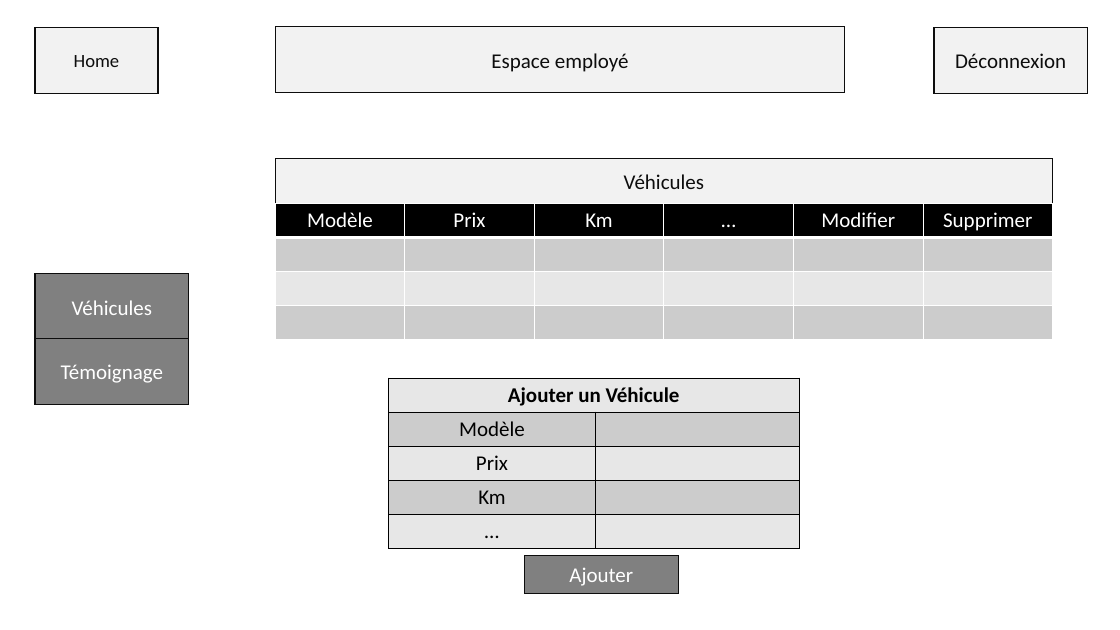
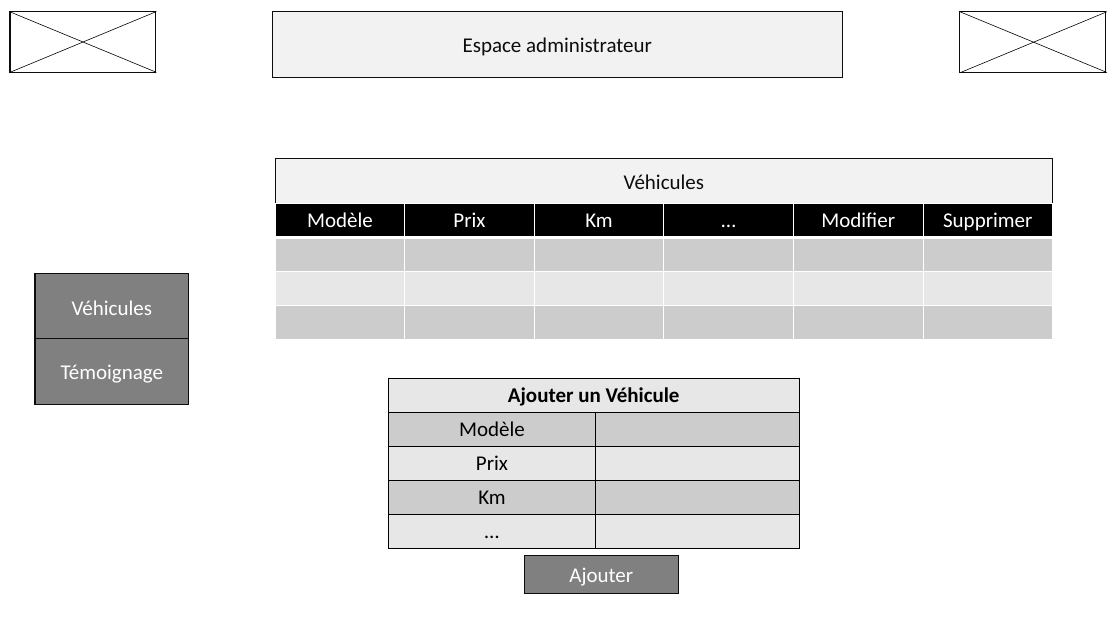
Before and after one commit to adele-dbs/garagevparrot, a slide deck: slide 8 of other/Maquette -Wireframe.pptx (slide 9 before the commit). Drawn at 1120x630 pixels with LibreOffice and Linux fonts; fonts in the diff are those of the drawing. Boxes give left, top, right and bottom in pixels: in the first picture for what was removed or moved away, otherwise in the second. Text is boxed around its words. In the diff, an @@ line names an element or a change of style, - is before the commit and + after.

```diff
--- a/other/Maquette -Wireframe.pptx
+++ b/other/Maquette -Wireframe.pptx
@@ line added from (9, 12) to (156, 72), #000000 0.5 pt @@
@@ rectangle added at [10, 12, 155, 72], fill #FFFFFF, outline #0D0D0D 1 pt, 18 pt, text #FFFFFF @@
+Logo
@@ line added from (10, 72) to (156, 12), #000000 0.5 pt @@
@@ rectangle removed at [35, 28, 158, 94] @@
-Home
@@ rectangle "Espace administrateur": place and size @@
-rectangle "Espace administrateur" at [276, 27, 845, 93]
+rectangle "Espace administrateur" at [272, 11, 842, 77]
@@ rectangle removed at [934, 28, 1088, 94] @@
-Déconnexion
@@ rectangle added at [960, 12, 1106, 72], fill #FFFFFF, outline #0D0D0D 1 pt, 18 pt, text #FFFFFF @@
+Logo
@@ line added from (960, 12) to (1107, 72), #000000 0.5 pt @@
@@ line added from (961, 72) to (1107, 12), #000000 0.5 pt @@
@@ text in rectangle at [463, 37, 652, 56]: text changed @@
-Espace employé
+Espace administrateur
```
Also in this commit, not shown: 1 other slide changed, 20 other files.
